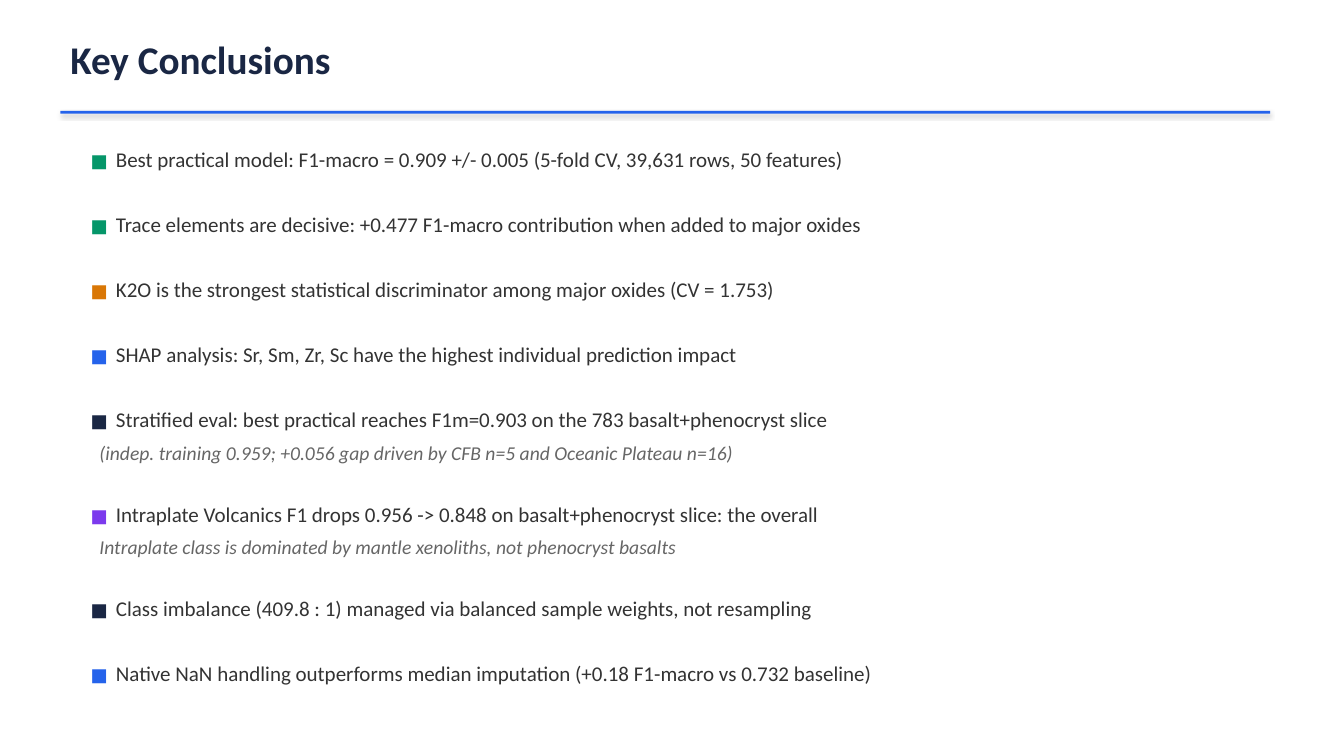
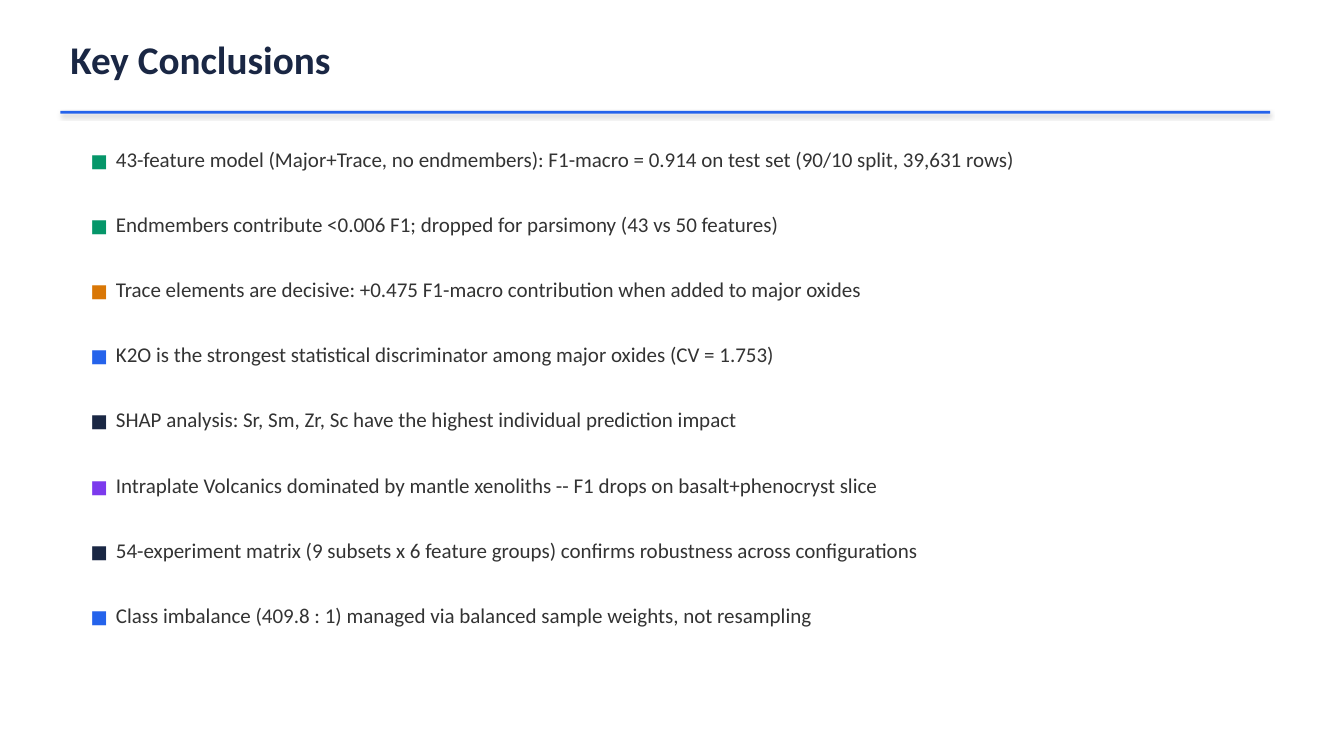
Before and after one commit to SteadfastAsArt/cpx-tectonic-dashboard, a slide deck: slide 18 of CPX_Tectonic_Classification.pptx (slide 16 before the commit). Drawn at 1344x756 pixels with LibreOffice and Linux fonts; fonts in the diff are those of the drawing. Boxes give left, top, right and bottom in pixels: in the first picture for what was removed or moved away, otherwise in the second. Text is boxed around its words. In the diff, an @@ line names an element or a change of style, - is before the commit and + after.

```diff
--- a/CPX_Tectonic_Classification.pptx
+++ b/CPX_Tectonic_Classification.pptx
@@ text at box(116, 152, 1013, 301): text changed @@
-■ Best practical model: F1-macro = 0.909 +/- 0.005 (5-fold CV, 39,631 rows, 50 features)
-■ Trace elements are decisive: +0.477 F1-macro contribution when added to major oxides
+■ 43-feature model (Major+Trace, no endmembers): F1-macro = 0.914 on test set (90/10 split, 39,631 rows)
+■ Endmembers contribute <0.006 F1; dropped for parsimony (43 vs 50 features)
+■ Trace elements are decisive: +0.475 F1-macro contribution when added to major oxides
@@ text at box(116, 347, 811, 627): text colour #D97706 to #2563EB, text colour #2563EB to #1A2744, text colour #1A2744 to #2563EB in "■" @@
@@ text at box(116, 478, 917, 562): text changed @@
-■ Stratified eval: best practical reaches F1m=0.903 on the 783 basalt+phenocryst slice
-(indep. training 0.959; +0.056 gap driven by CFB n=5 and Oceanic Plateau n=16)
-■ Intraplate Volcanics F1 drops 0.956 -> 0.848 on basalt+phenocryst slice: the overall
-Intraplate class is dominated by mantle xenoliths, not phenocryst basalts
+■ Intraplate Volcanics dominated by mantle xenoliths -- F1 drops on basalt+phenocryst slice
+■ 54-experiment matrix (9 subsets x 6 feature groups) confirms robustness across configurations
@@ text at box(116, 666, 871, 685): paragraph removed @@
-■ Native NaN handling outperforms median imputation (+0.18 F1-macro vs 0.732 baseline)
```
Also in this commit, not shown: 8 other slides changed, 3 slides added, 1 slide removed, 6 other files.
